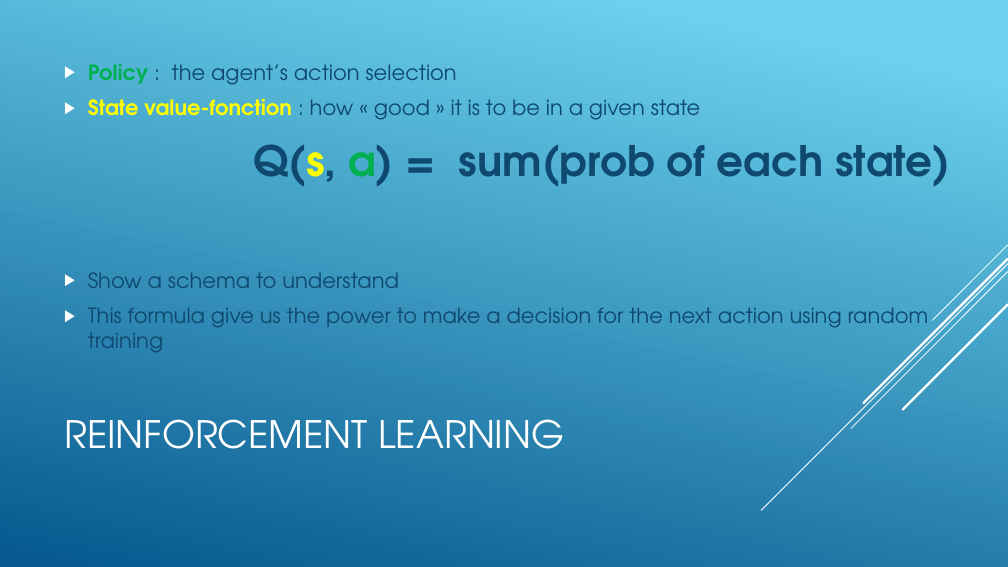
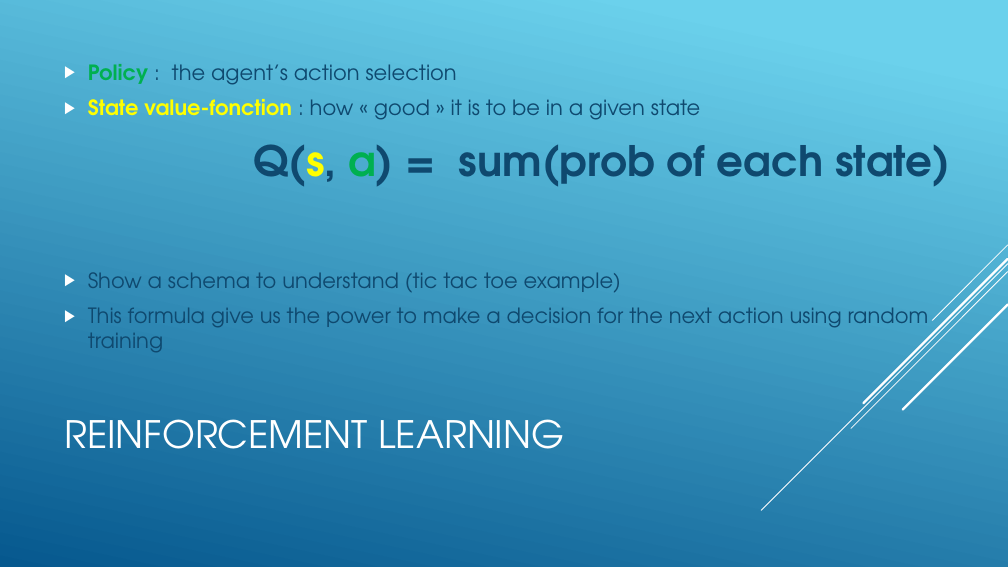
Before and after one commit to jnguyen1192/SIA, a slide deck: slide 4 of SAI_presentation.pptx. Drawn at 1008x567 pixels with LibreOffice and Linux fonts; fonts in the diff are those of the drawing. Boxes give left, top, right and bottom in pixels: in the first picture for what was removed or moved away, otherwise in the second. Text is boxed around its words. In the diff, an @@ line names an element or a change of style, - is before the commit and + after.

Commit message:
#12 Indication to explain RL added on slides

```diff
--- a/SAI_presentation.pptx
+++ b/SAI_presentation.pptx
@@ text at (x1=88, y1=272, x2=621, y2=292): text changed @@
-▶ Show a schema to understand
+▶ Show a schema to understand (tic tac toe example)
```
